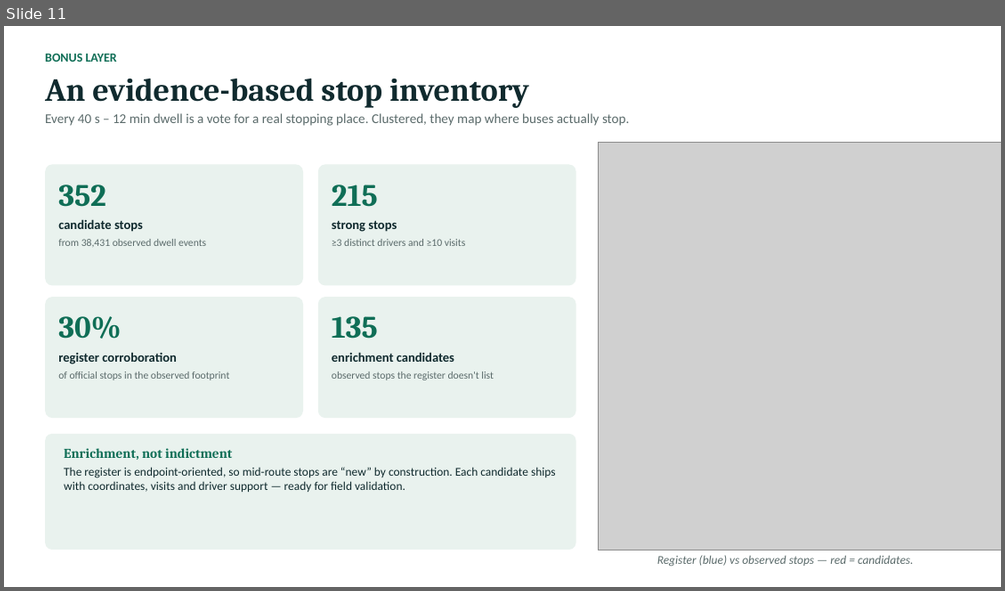
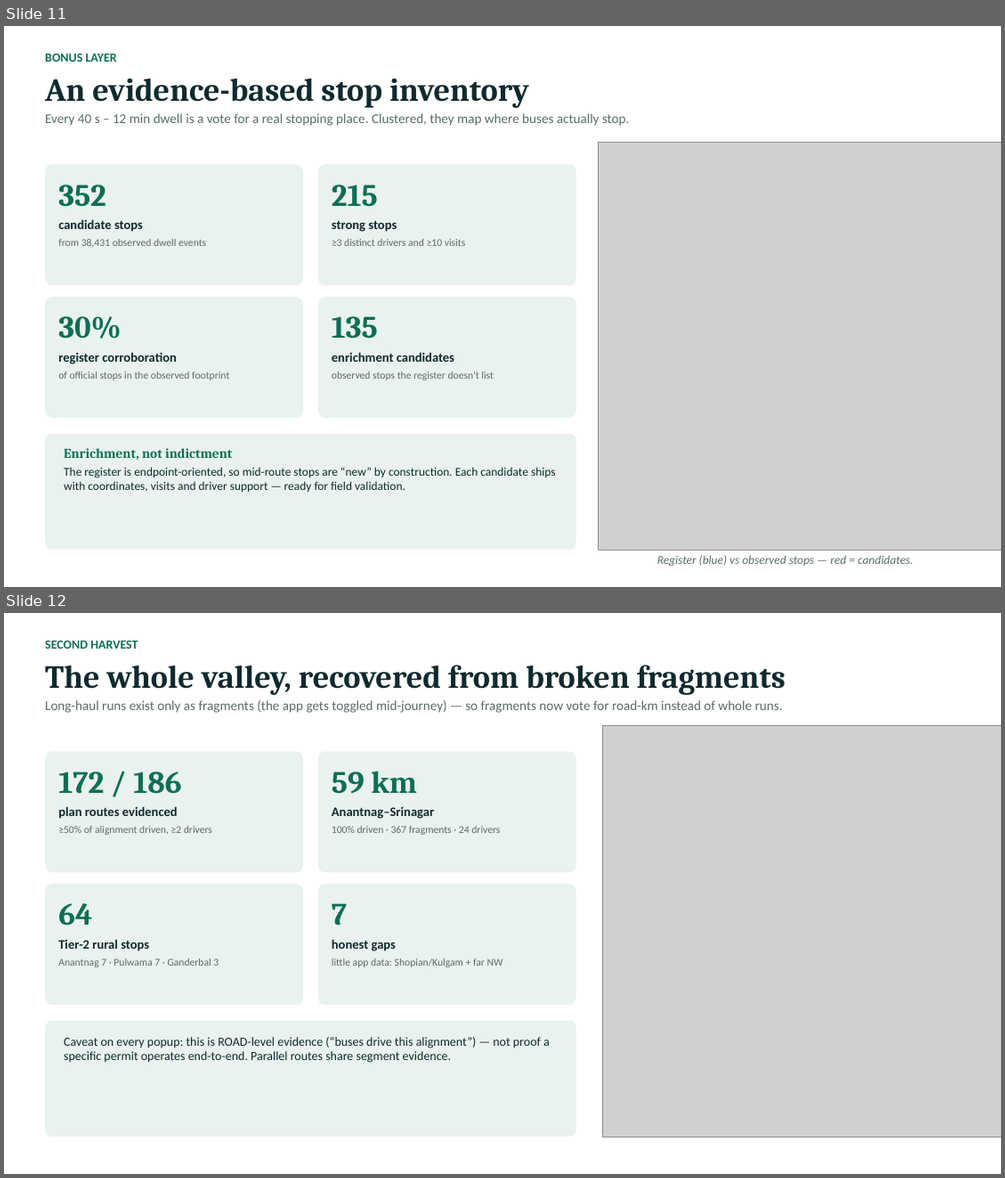
Before and after one commit to Princu-Babu/bus-sathi-trace-intelligence, a slide deck: Bus_Sathi_Trace_Intelligence_Briefing.pptx. Shown one above the other, each under a label of ours: slide 11 before the commit, slides 11 and 12 after it. The pictures are 1005x591 and 1005x1178 pixels, drawn with LibreOffice and Linux fonts; fonts in the diff are those of the drawing; grey boxes stand for pictures. Boxes give left, top, right and bottom in pixels: in the first picture for what was removed or moved away, otherwise in the second. Text is boxed around its words. In the diff, an @@ line names an element or a change of style, - is before the commit and + after.

```diff
--- a/Bus_Sathi_Trace_Intelligence_Briefing.pptx
+++ b/Bus_Sathi_Trace_Intelligence_Briefing.pptx
@@ slide 12 added at (4, 613, 1001, 1174), background #FFFFFF @@
@@ text added at (45, 641, 785, 713), 13 pt, text #5B6B6B @@
+SECOND HARVEST
+The whole valley, recovered from broken fragments
+Long-haul runs exist only as fragments (the app gets toggled mid-journey) — so fragments now vote for road-km instead of whole runs.
@@ picture added at (602, 725, 1001, 1136) @@
@@ rounded rectangle added at (45, 751, 303, 873), fill #E9F2EE @@
@@ text added at (58, 771, 212, 835), 10 pt, text #5B6B6B @@
+172 / 186
+plan routes evidenced
+≥50% of alignment driven, ≥2 drivers
@@ rounded rectangle added at (318, 751, 576, 873), fill #E9F2EE @@
@@ text added at (332, 771, 500, 835), 10 pt, text #5B6B6B @@
+59 km
+Anantnag–Srinagar
+100% driven · 367 fragments · 24 drivers
@@ rounded rectangle added at (45, 884, 303, 1005), fill #E9F2EE @@
@@ text added at (58, 903, 218, 967), 10 pt, text #5B6B6B @@
+64
+Tier-2 rural stops
+Anantnag 7 · Pulwama 7 · Ganderbal 3
@@ rounded rectangle added at (318, 884, 576, 1005), fill #E9F2EE @@
@@ text added at (332, 903, 503, 967), 10 pt, text #5B6B6B @@
+7
+honest gaps
+little app data: Shopian/Kulgam + far NW
@@ rounded rectangle added at (45, 1021, 576, 1136), fill #E9F2EE @@
@@ text added at (64, 1037, 550, 1062), 12 pt, text #102A2E @@
+Caveat on every popup: this is ROAD-level evidence (“buses drive this alignment”) — not proof a specific permit operates end-to-end. Parallel routes share segment evidence.
```
Also in this commit, not shown: 1 slide changed, 4 other files.
